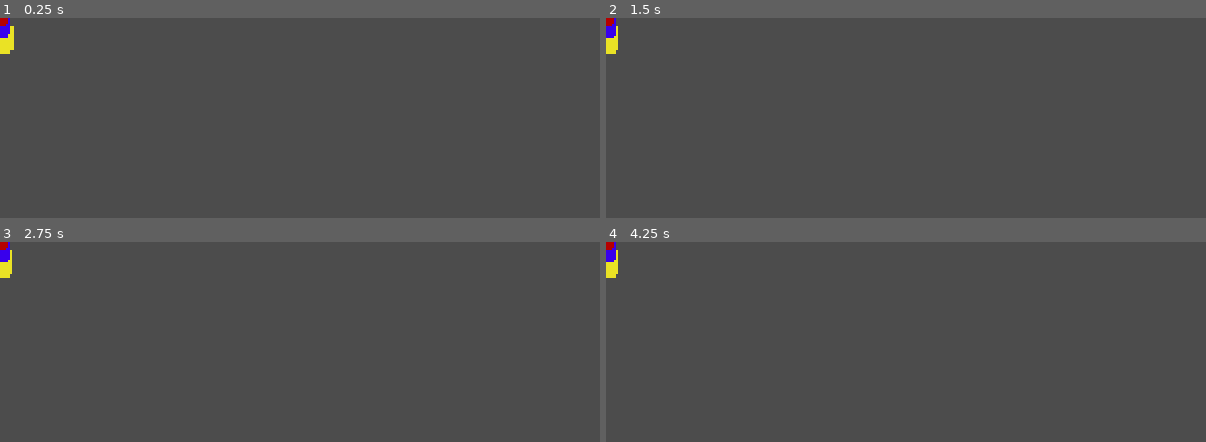
Above: before the commit, frames 1-4 (two rows, left to right).
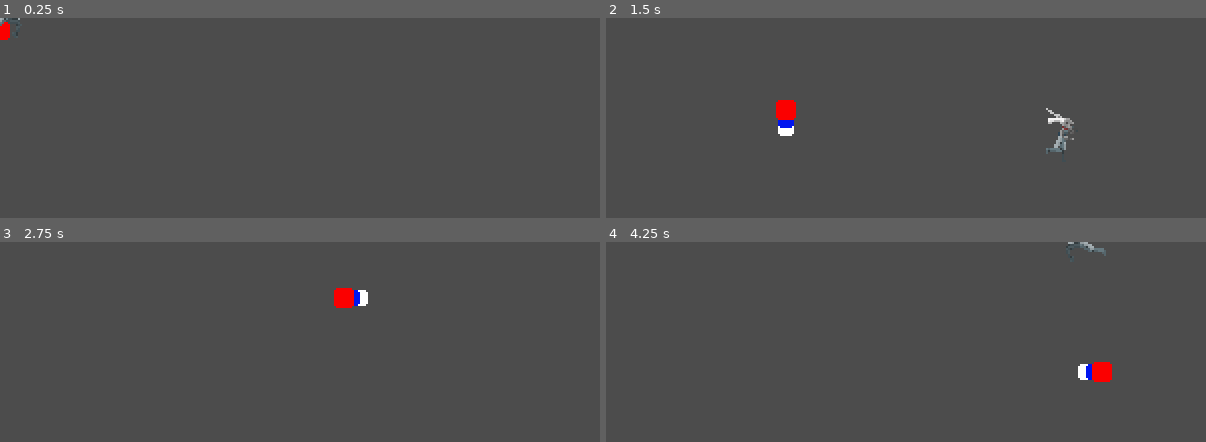
Above: after the commit, the same moments.

Repository: Daxidz/cape
Game: Godot game, scene res://Player.tscn
The game is run twice, just before and just after one commit, with the same random seed, the same clock (stepped at 60 frames per second) and the same inputs. Before the commit the project starts from res://Cape.tscn.
Inputs (mouse positions are in pixels of both pictures, inside the frame that each line leads up to):
- Up to frame 1 (0.25 s): no input
- Up to frame 2 (1.5 s): move the mouse to (1038, 108) at 0.52 s; hold Right (ui_right) 0.53-1.28 s; move the mouse to (786, 128) at 1.27 s; hold Down (ui_down) from 1.28 s (still down)
- Up to frame 3 (2.75 s): tap Enter at 2 s; move the mouse to (360, 298) at 2.02 s; release Down (ui_down) at 2.03 s; hold Right (ui_right) from 2.03 s (still down)
- Up to frame 4 (4.25 s): tap Space at 2.75 s; move the mouse to (876, 382) at 2.77 s; release Right (ui_right) at 2.78 s; hold Up (ui_up) 2.78-3.53 s; tap Enter at 3.5 s; move the mouse to (1086, 372) at 3.52 s; hold Left (ui_left) from 3.53 s (still down)

The runs differ from the first frame. In frame 1, 0.4% of the frame differs, in the area x 0-4%, y 0-18%; in frame 2, 1.3%, in the area x 0-78%, y 0-68%; in frame 3, 0.8%; in frame 4, 1.0%.

Commit message:
Cloak working!

Diff:
--- a/Cape.gd
+++ b/Cape.gd
@@ -1,42 +1,97 @@
-extends Node
+extends Node2D
 
-const approch_indexes = [ Vector2(0.0, 1.0), Vector2(-0.5, 4.0) , Vector2(-1, 6.0) ]
+enum IDX_MODES {IDLE, UP, DOWN, RIGHT, LEFT}
+
+const MAX_OFFSET = 1
+const MIN_OFFSET = -1
+
+const approch_indexes = [[ Vector2(0.0, 1.0), Vector2(-0.0, 2.0) , Vector2(-0, 4.0) ],
+[ Vector2(0.0, 1.0), Vector2(0.0, 4.0) , Vector2(0.0, 6.0) ],
+[ Vector2(0.0, -1.0), Vector2(0.0, -4.0) , Vector2(0.0, -6.0) ],
+[ Vector2(-1.0, 0.0), Vector2(-4.0, 0.0) , Vector2(-6.0, 0.0) ],
+[ Vector2(1.0, 0.0), Vector2(4.0, 0.0) , Vector2(6.0, 0.0) ]]
+
+const FOLLOW_SPEEDS = [5, 40, 40, 30, 30]
 
 onready var follow1 = get_node("Follow1")
 onready var follow2 = get_node("Follow2")
 onready var base = get_node("Base")
 
+var rng = RandomNumberGenerator.new()
+
 export var follow_speed = 20
 
-export (int) var speed = 200
+var current_idx = IDX_MODES.IDLE
 
-var velocity = Vector2()
+const TIME_OFFSET = 1
+var cur_time = 0
+
+var last_base_pos = Vector2(0,0)
+
+func _ready():
+	rng.randomize()
 
 func _physics_process(delta):
-#	get_input()
-#	#velocity = move_and_slide(velocity)
+	cur_time += delta
+
+	var mouse_pos = get_local_mouse_position()
+
+	base.global_position = mouse_pos
+
+	if cur_time > TIME_OFFSET:
+		cur_time = 0
+		var offset = Vector2()
+
+		offset.x = rng.randi_range(MIN_OFFSET, MAX_OFFSET)
+		offset.y = rng.randi_range(MIN_OFFSET, MAX_OFFSET)
+
+		follow2.position += offset
+
+
+#	base.position = base.position.linear_interpolate(approch_indexes[current_idx][1], delta * FOLLOW_SPEEDS[current_idx])
+	follow1.position = follow1.position.linear_interpolate(base.position + approch_indexes[current_idx][1], delta * FOLLOW_SPEEDS[current_idx])
+	follow2.position = follow2.position.linear_interpolate(follow1.position + approch_indexes[current_idx][2] , delta * FOLLOW_SPEEDS[current_idx])
+
+
+#extends Node
 #
-#	var mouse_pos = get_local_mouse_position()
+#const approch_indexes = [ Vector2(0.0, 1.0), Vector2(-0.5, 4.0) , Vector2(-1, 6.0) ]
 #
-#	base.position = mouse_pos
-	#base.position = self.position
-
-	follow1.position = follow1.position.linear_interpolate(base.position + approch_indexes[1], delta * follow_speed)
-	follow2.position = follow2.position.linear_interpolate(follow1.position + approch_indexes[2] , delta * (follow_speed-10))
-
-#	follow1.global_position = follow1.global_position.linear_interpolate(base.global_position, delta * follow_speed)
-#	follow2.global_position = follow2.global_position.linear_interpolate(follow1.global_position, delta * (follow_speed-10))
-
-#	follow1.global_position = follow1.global_position.linear_interpolate(base.global_position + approch_indexes[1], delta * follow_speed)
-#	follow2.global_position = follow2.global_position.linear_interpolate(follow1.global_position + approch_indexes[2] , delta * (follow_speed-10))
-#	lerp(follow1.position, base.position + approch_indexes[1], 0.1)
-#	lerp(follow2.position, follow2.position + approch_indexes[2], 0.1)
-
-func _ready():
-##	base.position = Vector2.ZERO
-#	follow1.global_position = base.global_position + approch_indexes[1]
-#	follow2.global_position = follow2.global_position + approch_indexes[2]
-	pass
-
-func _process(delta):
-	pass
+#onready var follow1 = get_node("Follow1")
+#onready var follow2 = get_node("Follow2")
+#onready var base = get_node("Base")
+#
+#export var follow_speed = 20
+#
+#export (int) var speed = 200
+#
+#var velocity = Vector2()
+#
+#func _physics_process(delta):
+##	get_input()
+##	#velocity = move_and_slide(velocity)
+##
+##	var mouse_pos = get_local_mouse_position()
+##
+##	base.position = mouse_pos
+#	#base.position = self.position
+#
+#	follow1.position = follow1.position.linear_interpolate(base.position + approch_indexes[1], delta * follow_speed)
+#	follow2.position = follow2.position.linear_interpolate(follow1.position + approch_indexes[2] , delta * (follow_speed-10))
+#
+##	follow1.global_position = follow1.global_position.linear_interpolate(base.global_position, delta * follow_speed)
+##	follow2.global_position = follow2.global_position.linear_interpolate(follow1.global_position, delta * (follow_speed-10))
+#
+##	follow1.global_position = follow1.global_position.linear_interpolate(base.global_position + approch_indexes[1], delta * follow_speed)
+##	follow2.global_position = follow2.global_position.linear_interpolate(follow1.global_position + approch_indexes[2] , delta * (follow_speed-10))
+##	lerp(follow1.position, base.position + approch_indexes[1], 0.1)
+##	lerp(follow2.position, follow2.position + approch_indexes[2], 0.1)
+#
+#func _ready():
+###	base.position = Vector2.ZERO
+##	follow1.global_position = base.global_position + approch_indexes[1]
+##	follow2.global_position = follow2.global_position + approch_indexes[2]
+#	pass
+#
+#func _process(delta):
+#	pass
--- a/Cape.tscn
+++ b/Cape.tscn
@@ -3,20 +3,25 @@
 [ext_resource path="res://Cape.gd" type="Script" id=1]
 [ext_resource path="res://cape_part.png" type="Texture" id=2]
 
-[node name="Cape" type="Node"]
+[node name="Cape" type="Node2D"]
+show_behind_parent = true
+z_index = -1
+z_as_relative = false
 script = ExtResource( 1 )
-follow_speed = 30
 
 [node name="Follow2" type="Sprite" parent="."]
-modulate = Color( 0.921569, 0.890196, 0.14902, 1 )
-scale = Vector2( 2, 2 )
+modulate = Color( 0.223529, 0, 0.929412, 1 )
+show_behind_parent = true
+scale = Vector2( 1.2, 1.2 )
 texture = ExtResource( 2 )
 
 [node name="Follow1" type="Sprite" parent="."]
 modulate = Color( 0.223529, 0, 0.929412, 1 )
-scale = Vector2( 1.5, 1.5 )
+show_behind_parent = true
 texture = ExtResource( 2 )
 
 [node name="Base" type="Sprite" parent="."]
-modulate = Color( 0.713726, 0, 0, 1 )
+modulate = Color( 0.223529, 0, 0.929412, 1 )
+show_behind_parent = true
+scale = Vector2( 0.8, 0.8 )
 texture = ExtResource( 2 )
--- /dev/null
+++ b/Cape2.gd
@@ -0,0 +1,71 @@
+extends Sprite
+
+enum IDX_MODES {IDLE, UP, DOWN, RIGHT, LEFT}
+
+const MAX_OFFSET = 1
+const MIN_OFFSET = -1
+
+const approch_indexes = [[ Vector2(0.0, 1.0), Vector2(-0.0, 2.0) , Vector2(-0, 4.0) ],
+[ Vector2(0.0, 1.0), Vector2(0.0, 4.0) , Vector2(0.0, 5.0) ],
+[ Vector2(0.0, -1.0), Vector2(0.0, -4.0) , Vector2(0.0, -5.0) ],
+[ Vector2(-1.0, 0.0), Vector2(-4.0, 0.0) , Vector2(-4.0, 0.0) ],
+[ Vector2(1.0, 0.0), Vector2(4.0, 0.0) , Vector2(4.0, 0.0) ]]
+
+var FOLLOW_SPEEDS = [20, 40, 40, 30, 30]
+const RESTING_FOLLOW_SPEED = 1
+const TRASNI_FOLLOW_SPEED = 10
+
+onready var follow1 = get_node("Node/Follow1")
+onready var follow2 = get_node("Node/Follow2")
+#onready var base = get_node("Base")
+
+var rng = RandomNumberGenerator.new()
+
+export var follow_speed = 20
+
+var current_idx = IDX_MODES.IDLE setget current_idx_set, current_idx_get
+
+func current_idx_set(new_idx):
+	if current_idx != IDX_MODES.IDLE and new_idx == IDX_MODES.IDLE:
+		FOLLOW_SPEEDS[0] = TRASNI_FOLLOW_SPEED
+		$Timer.start(1)
+	current_idx = new_idx
+
+func current_idx_get():
+	return current_idx
+
+const TIME_OFFSET = 1
+var cur_time = 0
+
+var last_base_pos = Vector2(0,0)
+
+func _ready():
+	rng.randomize()
+
+func _physics_process(delta):
+	var mouse_pos = get_global_mouse_position()
+	global_position = mouse_pos
+
+	cur_time += delta
+
+	if cur_time > TIME_OFFSET:
+		cur_time = 0
+		var offset = Vector2()
+
+		offset.x = rng.randi_range(MIN_OFFSET, MAX_OFFSET)
+		offset.y = rng.randi_range(MIN_OFFSET, MAX_OFFSET)
+		follow1.global_position += offset
+
+		offset.x = rng.randi_range(MIN_OFFSET, MAX_OFFSET)
+		offset.y = rng.randi_range(MIN_OFFSET, MAX_OFFSET)
+		follow2.global_position += offset
+
+
+	follow1.global_position = follow1.global_position.linear_interpolate(global_position + approch_indexes[current_idx][1], delta * FOLLOW_SPEEDS[current_idx])
+	follow2.global_position = follow2.global_position.linear_interpolate(follow1.global_position + approch_indexes[current_idx][2] , delta * FOLLOW_SPEEDS[current_idx])
+
+
+
+func _on_Timer_timeout():
+	print("Now resting!")
+	FOLLOW_SPEEDS[0] = RESTING_FOLLOW_SPEED
--- /dev/null
+++ b/Cape2.tscn
@@ -0,0 +1,30 @@
+[gd_scene load_steps=3 format=2]
+
+[ext_resource path="res://Cape2.gd" type="Script" id=1]
+[ext_resource path="res://cape_part.png" type="Texture" id=2]
+
+[node name="Base" type="Sprite"]
+show_behind_parent = true
+scale = Vector2( 0.8, 0.8 )
+z_index = -1
+texture = ExtResource( 2 )
+script = ExtResource( 1 )
+
+[node name="Node" type="Node" parent="."]
+
+[node name="Follow1" type="Sprite" parent="Node"]
+modulate = Color( 0.00784314, 0.0862745, 0.941176, 1 )
+show_behind_parent = true
+z_index = -1
+texture = ExtResource( 2 )
+
+[node name="Follow2" type="Sprite" parent="Node"]
+modulate = Color( 0.988235, 0, 0, 1 )
+show_behind_parent = true
+scale = Vector2( 1.2, 1.2 )
+z_index = -1
+texture = ExtResource( 2 )
+
+[node name="Timer" type="Timer" parent="."]
+one_shot = true
+[connection signal="timeout" from="Timer" to="." method="_on_Timer_timeout"]
--- a/Player.gd
+++ b/Player.gd
@@ -3,6 +3,11 @@
 export (int) var speed = 200
 
 var velocity = Vector2()
+
+onready var cloak = get_node("Sprite/Base")
+
+func _ready():
+	$AnimationPlayer.play("run")
 
 func get_input():
 	velocity = Vector2()
@@ -18,5 +23,32 @@
 
 func _physics_process(delta):
 	get_input()
+	var pos = position
+	var new_pos
 	velocity = move_and_slide(velocity)
-	$Cape/Base.position = position
+	new_pos = position
+
+	if velocity.x > 0.0:
+		$Sprite.flip_h = false
+		cloak.current_idx = cloak.IDX_MODES.RIGHT
+	elif velocity.x < 0.0:
+		$Sprite.flip_h = true
+		cloak.current_idx = cloak.IDX_MODES.LEFT
+	elif velocity.y > 0.0:
+		cloak.current_idx = cloak.IDX_MODES.DOWN
+	elif velocity.y < 0.0:
+		cloak.current_idx = cloak.IDX_MODES.UP
+	else:
+		cloak.current_idx = cloak.IDX_MODES.IDLE
+
+
+#	$Cape/Base.position += pos-new_pos
+	#$Cape/Base.position = pos-new_pos
+#
+#
+#		$Cape.current_idx = $Cape.IDX_MODES.LEFT
+
+#	$Cape/Base.position = $Position2D.position
+#	$Cape/Base.global_position = $Position2D.position
+#	$Cape/Ends/Base.position = position
+#	$Cape/Ends/Base.global_position = position
--- a/Player.tscn
+++ b/Player.tscn
@@ -1,16 +1,38 @@
-[gd_scene load_steps=4 format=2]
+[gd_scene load_steps=5 format=2]
 
 [ext_resource path="res://Player.gd" type="Script" id=1]
-[ext_resource path="res://Cape.tscn" type="PackedScene" id=2]
-[ext_resource path="res://icon.png" type="Texture" id=3]
+[ext_resource path="res://Cape2.tscn" type="PackedScene" id=2]
+[ext_resource path="res://assets/Run.png" type="Texture" id=3]
+
+[sub_resource type="Animation" id=1]
+resource_name = "run"
+loop = true
+tracks/0/type = "value"
+tracks/0/path = NodePath("Sprite:frame")
+tracks/0/interp = 1
+tracks/0/loop_wrap = true
+tracks/0/imported = false
+tracks/0/enabled = true
+tracks/0/keys = {
+"times": PoolRealArray( 0, 1 ),
+"transitions": PoolRealArray( 1, 1 ),
+"update": 0,
+"values": [ 0, 7 ]
+}
 
 [node name="Player" type="KinematicBody2D"]
-position = Vector2( -2, 0 )
 script = ExtResource( 1 )
-speed = 600
+speed = 300
 
 [node name="Sprite" type="Sprite" parent="."]
+position = Vector2( 0.0392909, 7.15256e-06 )
+scale = Vector2( 0.5, 0.5 )
 texture = ExtResource( 3 )
+hframes = 8
 
-[node name="Cape" parent="." instance=ExtResource( 2 )]
-follow_speed = 40
+[node name="Base" parent="Sprite" instance=ExtResource( 2 )]
+position = Vector2( -0.170716, -10.4118 )
+scale = Vector2( 2, 2 )
+
+[node name="AnimationPlayer" type="AnimationPlayer" parent="."]
+anims/run = SubResource( 1 )
--- /dev/null
+++ b/World.tscn
@@ -0,0 +1,8 @@
+[gd_scene load_steps=2 format=2]
+
+[ext_resource path="res://Player.tscn" type="PackedScene" id=1]
+
+[node name="World" type="Node2D"]
+position = Vector2( 1, 0 )
+
+[node name="Player" parent="." instance=ExtResource( 1 )]
--- a/project.godot
+++ b/project.godot
@@ -16,14 +16,13 @@
 [application]
 
 config/name="Cape"
-run/main_scene="res://Cape.tscn"
+run/main_scene="res://Player.tscn"
 config/icon="res://icon.png"
 
 [display]
 
 window/size/width=300
 window/size/height=100
-window/size/fullscreen=true
 window/size/test_width=600
 window/size/test_height=200
 window/stretch/mode="viewport"
Binary file added: assets/Jump.png
Not shown, added: assets/Jump.png.import
Binary file added: assets/Run.png
Not shown, added: assets/Run.png.import
